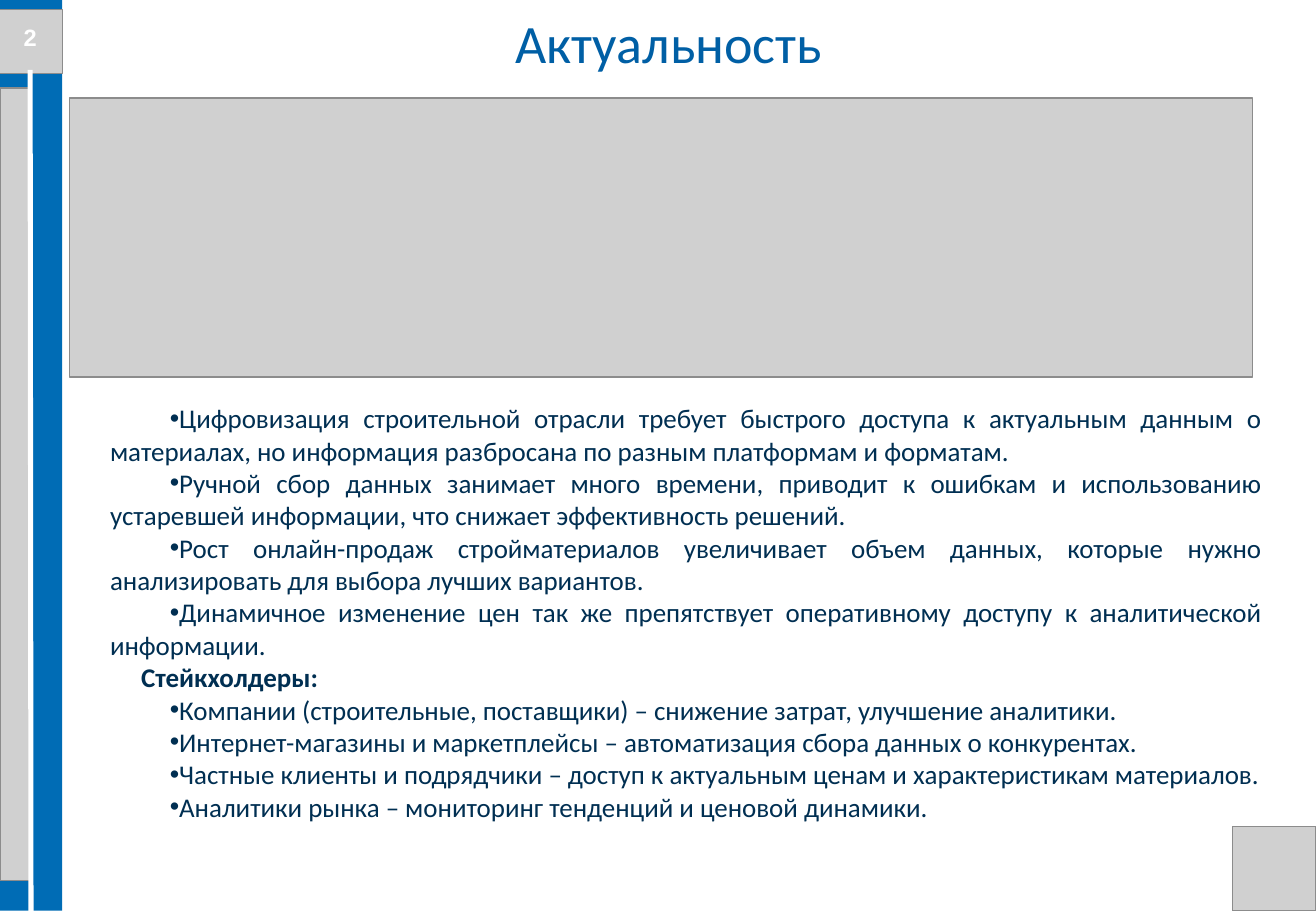
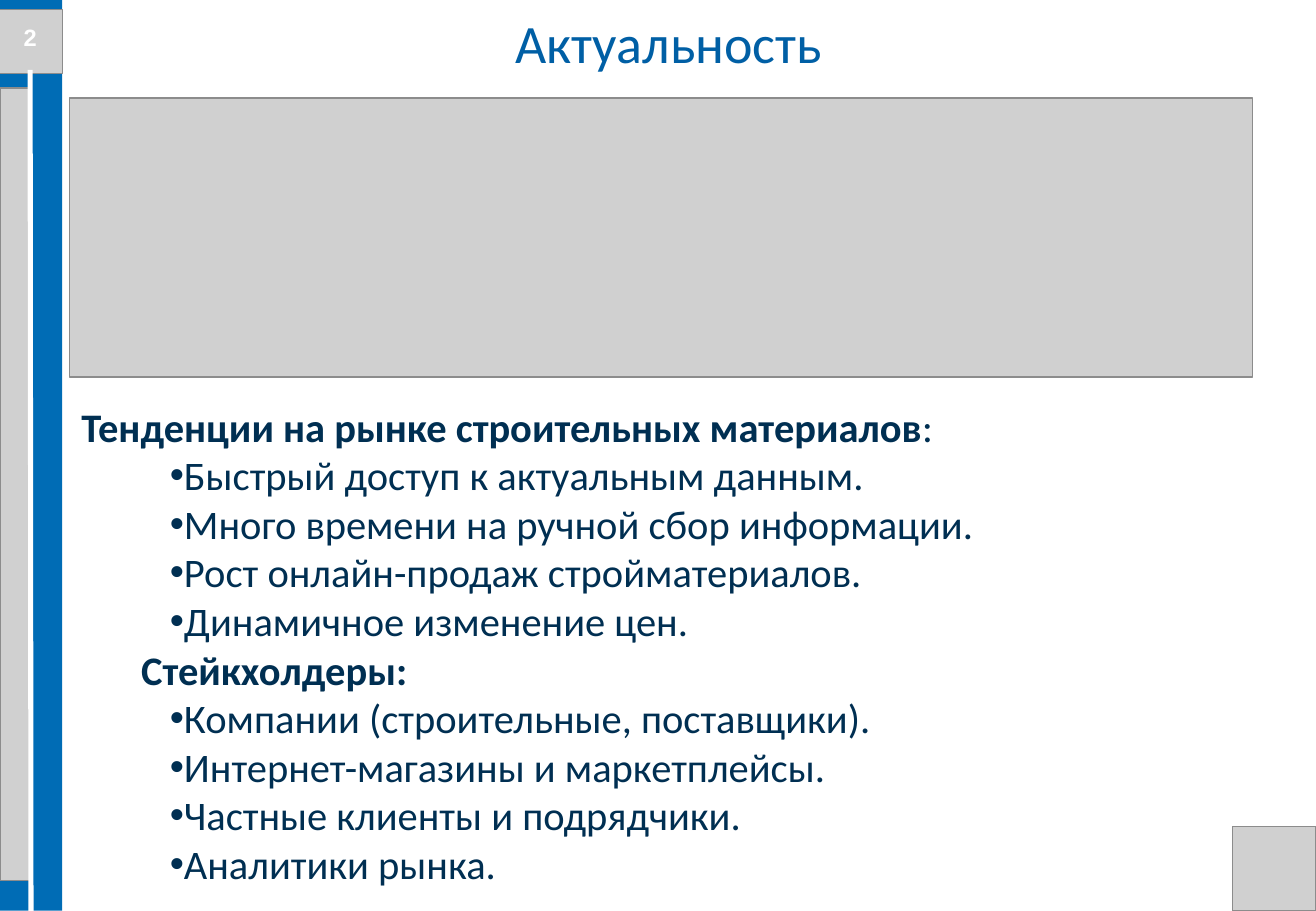
Before and after one commit to Evgenij1234/Diplom-work, a slide deck: slide 2 of Documents/Презентация диплома Семенов Е.А. БПЦ 21-01.pptx. Drawn at 1316x911 pixels with LibreOffice and Linux fonts; fonts in the diff are those of the drawing; grey boxes stand for pictures; background and template pictures are left out. Boxes give left, top, right and bottom in pixels: in the first picture for what was removed or moved away, otherwise in the second. Text is boxed around its words. In the diff, an @@ line names an element or a change of style, - is before the commit and + after.

```diff
--- a/Documents/Презентация диплома Семенов Е.А. БПЦ 21-01.pptx
+++ b/Documents/Презентация диплома Семенов Е.А. БПЦ 21-01.pptx
@@ text at (81, 415, 973, 643): text changed; size 16 to 24 pt @@
-• Цифровизация строительной отрасли требует быстрого доступа к актуальным данным о материалах, но информация разбросана по разным платформам и форматам.
-• Ручной сбор данных занимает много времени, приводит к ошибкам и использованию устаревшей информации, что снижает эффективность решений.
-• Рост онлайн-продаж стройматериалов увеличивает объем данных, которые нужно анализировать для выбора лучших вариантов.
-• Динамичное изменение цен так же препятствует оперативному доступу к аналитической информации.
+Тенденции на рынке строительных материалов:
+• Быстрый доступ к актуальным данным.
+• Много времени на ручной сбор информации.
+• Рост онлайн-продаж стройматериалов.
+• Динамичное изменение цен.
@@ text at (141, 657, 407, 692): size 16 to 24 pt in "Стейкхолдеры:" @@
@@ text at (184, 703, 870, 886): text changed; size 16 to 24 pt @@
-• Компании (строительные, поставщики) – снижение затрат, улучшение аналитики.
-• Интернет-магазины и маркетплейсы – автоматизация сбора данных о конкурентах.
-• Частные клиенты и подрядчики – доступ к актуальным ценам и характеристикам материалов.
-• Аналитики рынка – мониторинг тенденций и ценовой динамики.
+• Компании (строительные, поставщики).
+• Интернет-магазины и маркетплейсы.
+• Частные клиенты и подрядчики.
+• Аналитики рынка.
```
Also in this commit, not shown: 13 other slides changed, 6 other files.
